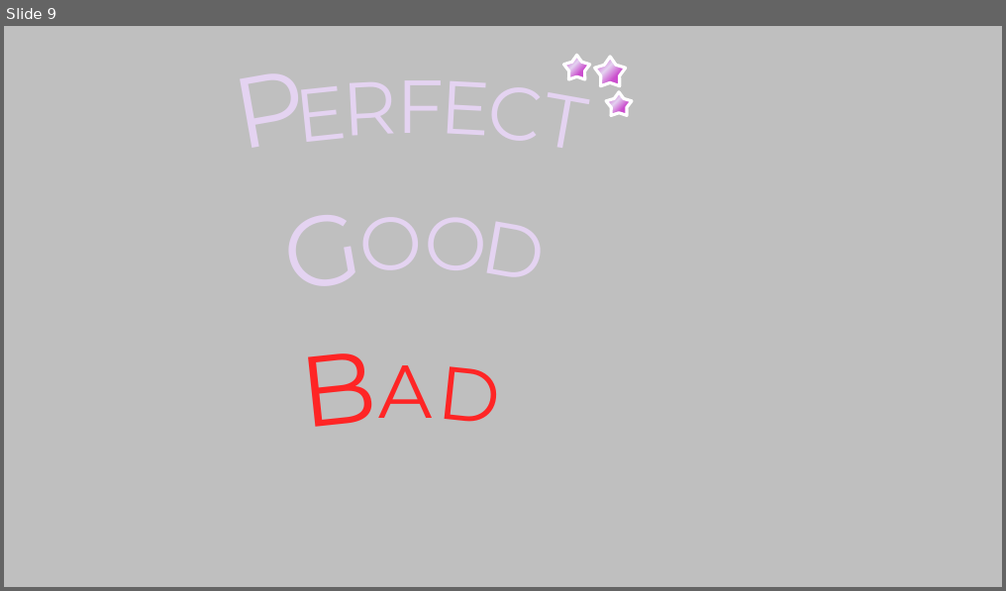
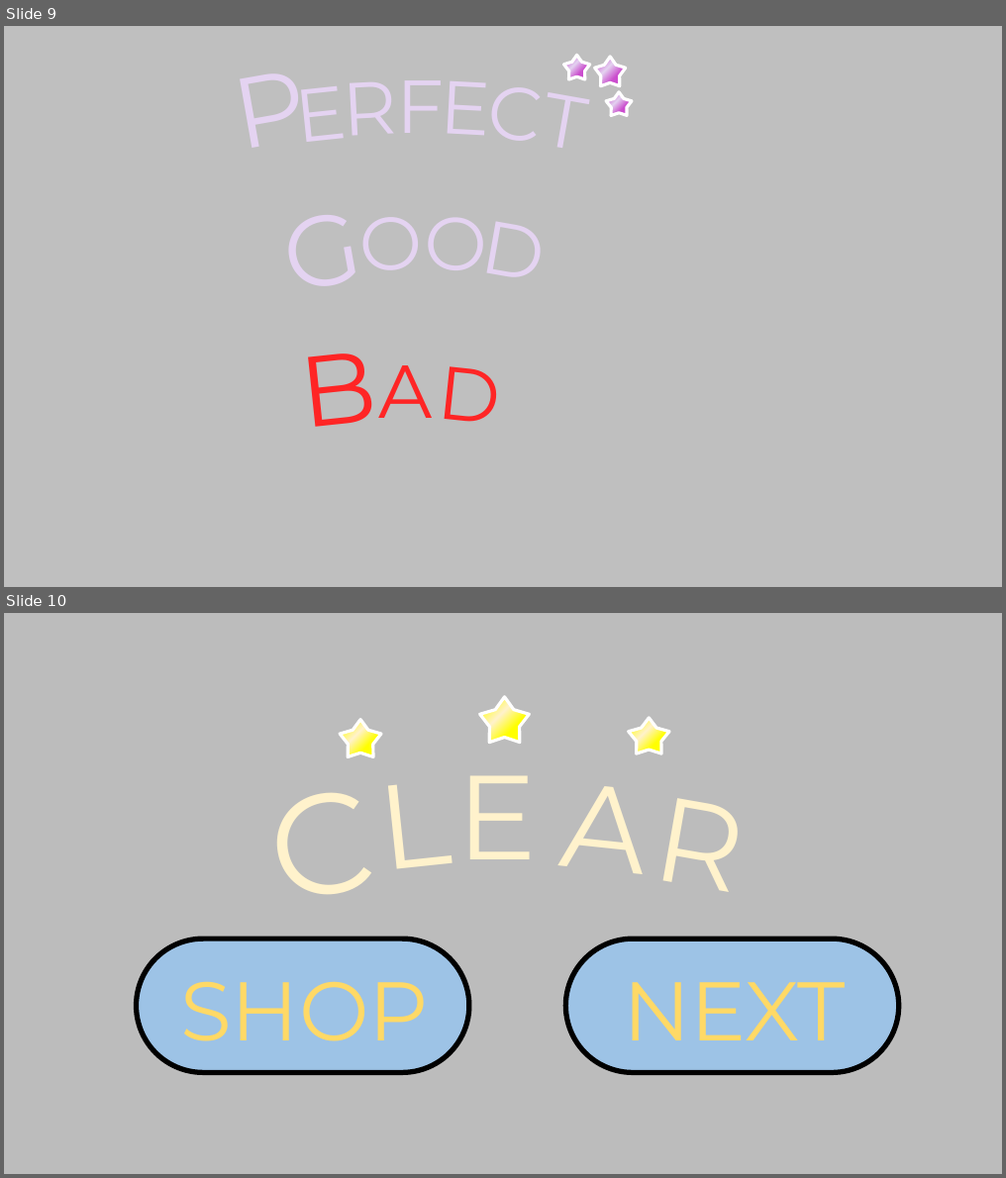
Before and after one commit to SNUGDC/CatDefense, a slide deck: UI Design.pptx. Shown one above the other, each under a label of ours: slide 9 before the commit, slides 9 and 10 after it. The pictures are 1006x591 and 1006x1178 pixels, drawn with LibreOffice and Linux fonts; fonts in the diff are those of the drawing. Boxes give left, top, right and bottom in pixels: in the first picture for what was removed or moved away, otherwise in the second. Text is boxed around its words. In the diff, an @@ line names an element or a change of style, - is before the commit and + after.

```diff
--- a/UI Design.pptx
+++ b/UI Design.pptx
@@ slide 10 added at [4, 613, 1002, 1174], background #FFFFFF @@
@@ group added at [4, 613, 1002, 1174]: 7 texts, 3 stars, 2 rounded rectangles, 1 rectangle @@
+C
+L
+E
+A
+R
+SHOP
+NEXT
```
Also in this commit, not shown: 1 other slide added, 4 other files.
